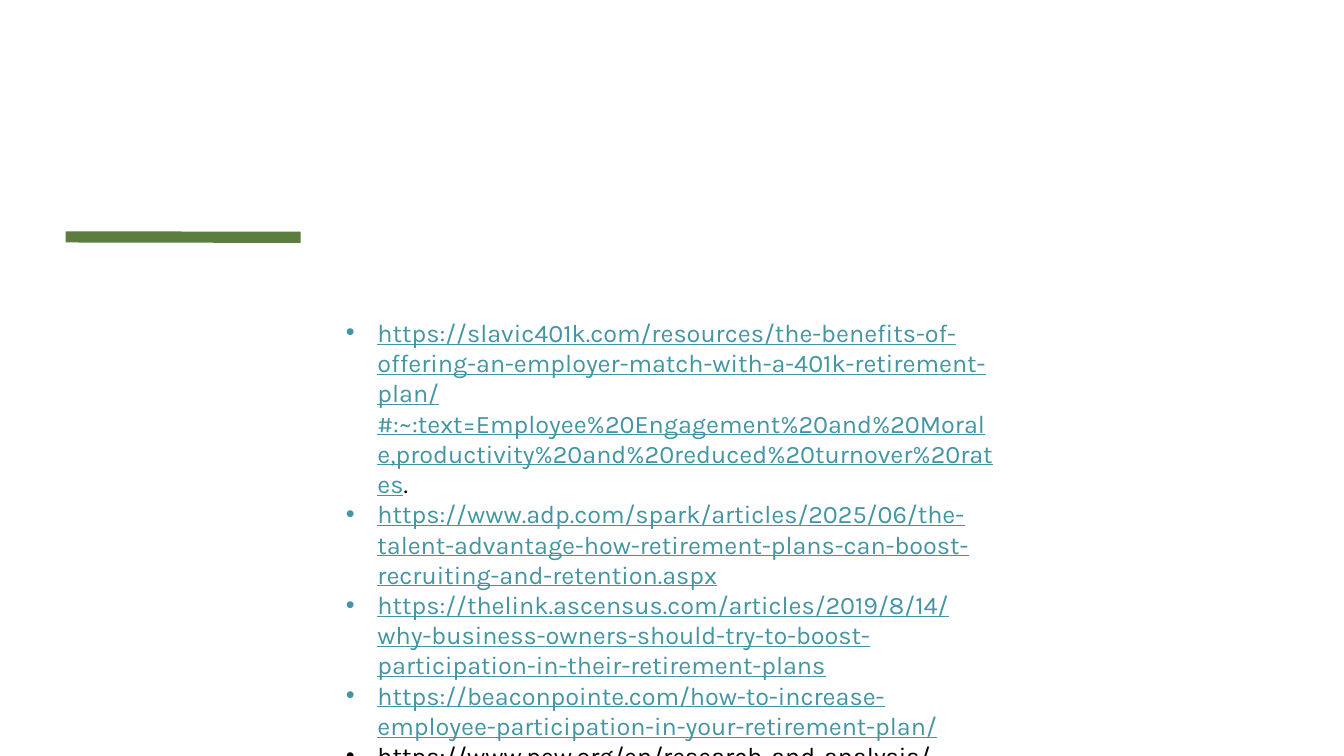
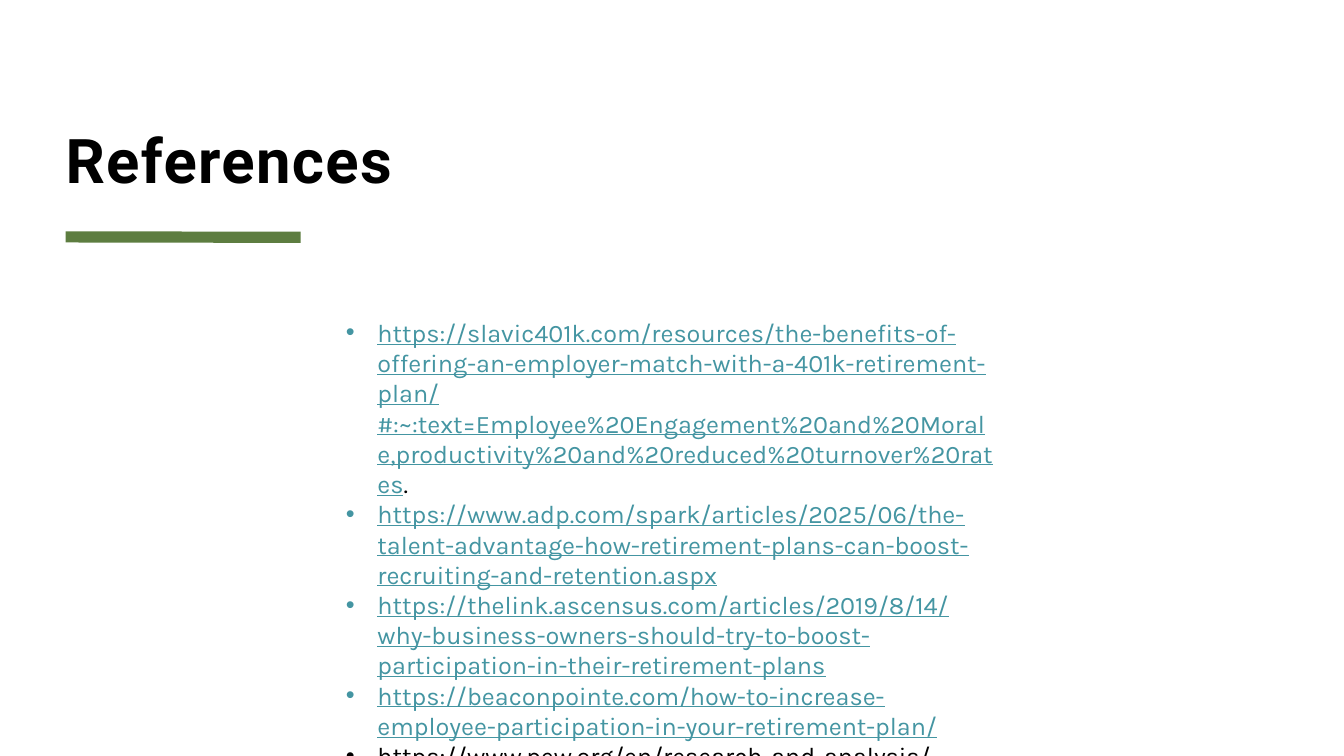
Before and after one commit to josephine-mckelvy/2025-CAH, a slide deck: slide 10 of CAH - Client Pitch.pptx. Drawn at 1344x756 pixels with LibreOffice and Linux fonts; fonts in the diff are those of the drawing. Boxes give left, top, right and bottom in pixels: in the first picture for what was removed or moved away, otherwise in the second. Text is boxed around its words. In the diff, an @@ line names an element or a change of style, - is before the commit and + after.

```diff
--- a/CAH - Client Pitch.pptx
+++ b/CAH - Client Pitch.pptx
@@ title added at [66,136,392,184], 44 pt, text #000000, bold @@
+References
```
Also in this commit, not shown: 6 other files.
